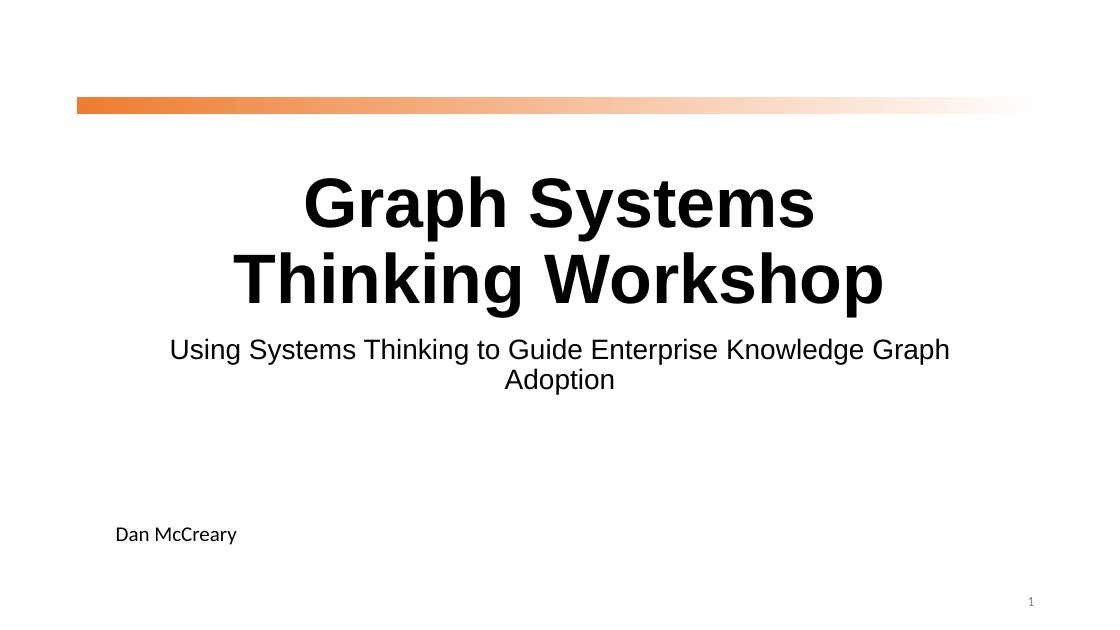
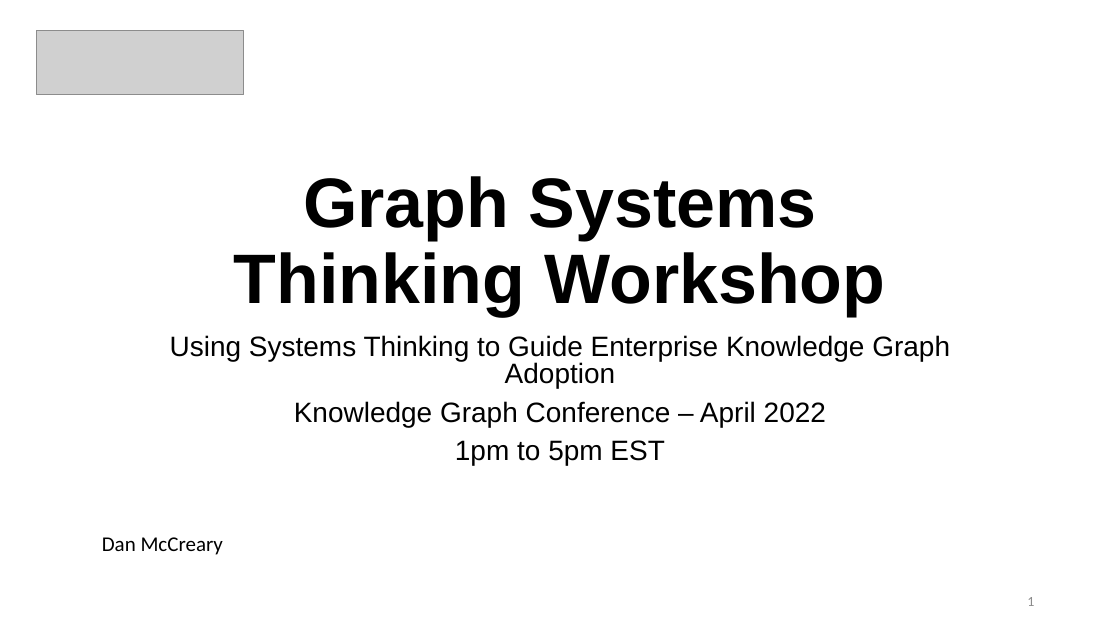
Before and after one commit to dmccreary/graph-systems-thinking, a slide deck: slide 1 of docs/presentations/GST-Half-Day-Workshop-2022.pptx. Drawn at 1120x630 pixels with LibreOffice and Linux fonts; fonts in the diff are those of the drawing; grey boxes stand for pictures. Boxes give left, top, right and bottom in pixels: in the first picture for what was removed or moved away, otherwise in the second. Text is boxed around its words. In the diff, an @@ line names an element or a change of style, - is before the commit and + after.

```diff
--- a/docs/presentations/GST-Half-Day-Workshop-2022.pptx
+++ b/docs/presentations/GST-Half-Day-Workshop-2022.pptx
@@ picture added at (x1=36, y1=30, x2=244, y2=94) @@
@@ rectangle removed at (x1=77, y1=97, x2=1044, y2=114) @@
@@ subtitle at (x1=170, y1=335, x2=950, y2=388): line spacing 0.9 to 0.8 @@
@@ subtitle at (x1=294, y1=401, x2=826, y2=465): paragraphs added @@
+Knowledge Graph Conference – April 2022
+1pm to 5pm EST
@@ text "Dan McCreary" moved from (x1=116, y1=527, x2=236, y2=545) to (x1=102, y1=537, x2=223, y2=555) @@
```
Also in this commit, not shown: 10 other slides changed, 42 slides added, 1 other file.
